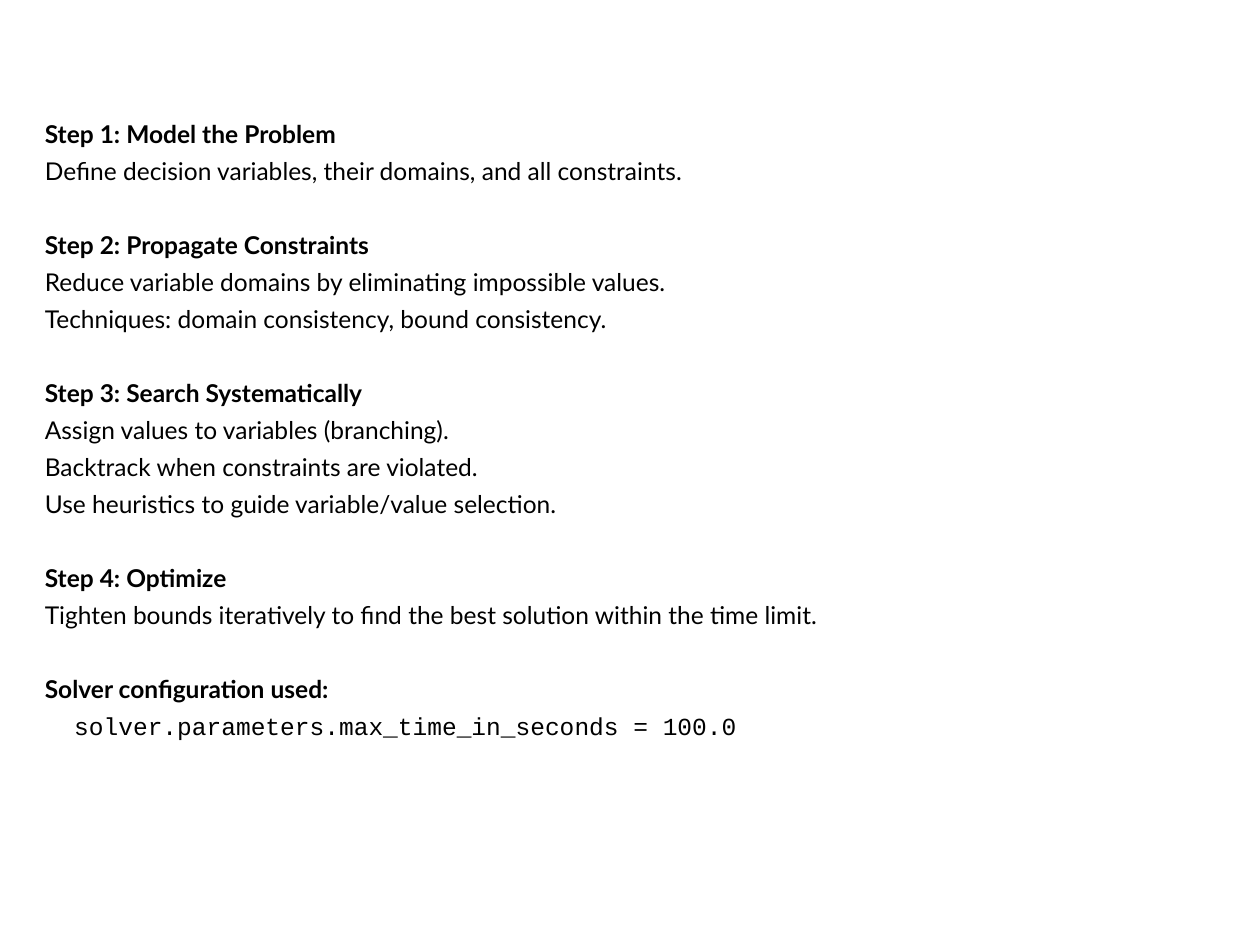
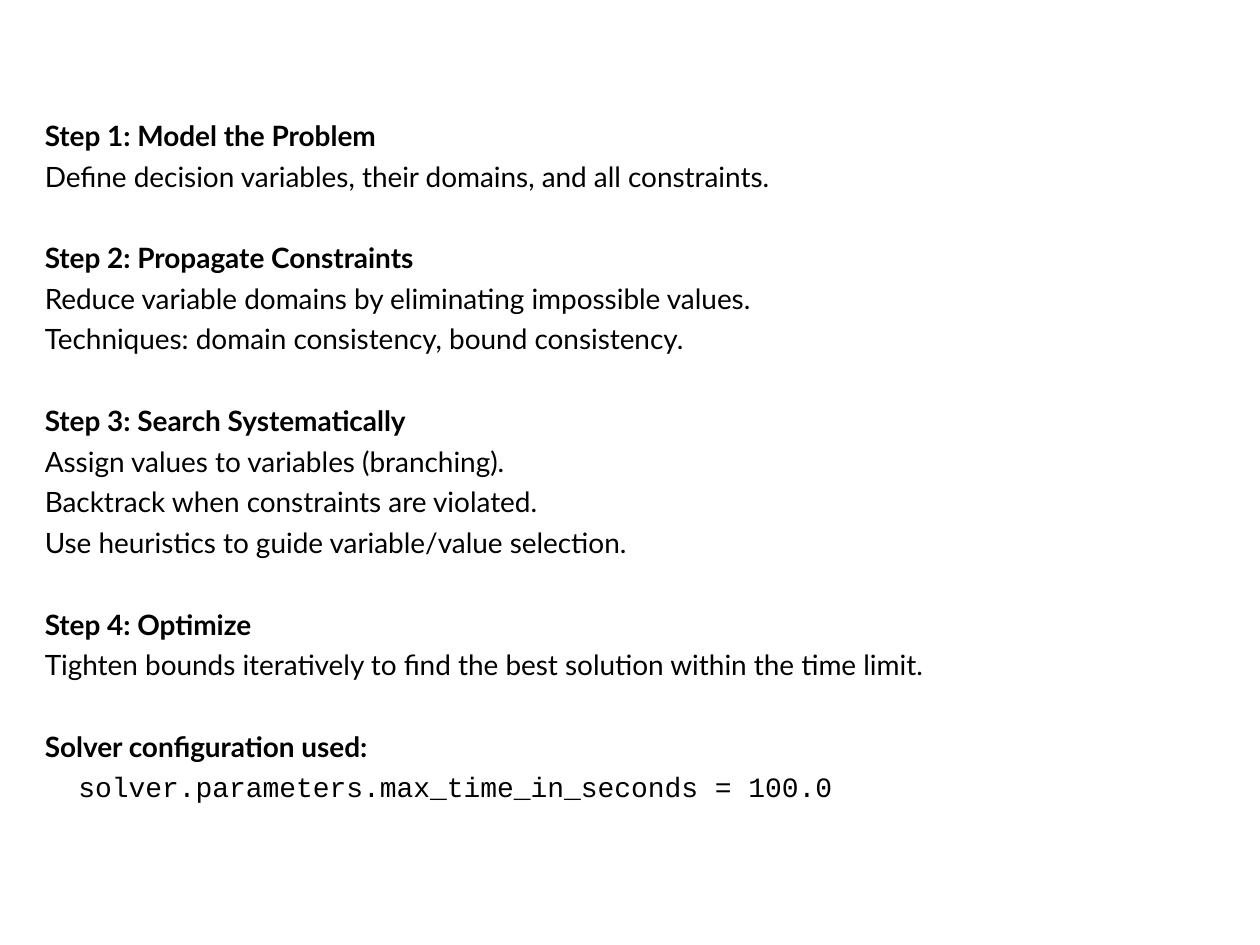
Before and after one commit to meeGit-dpm/167686_Project_Optimization, a slide deck: slide 21 of Report/FundOptG5.pptx. Drawn at 1260x945 pixels with LibreOffice and Linux fonts; fonts in the diff are those of the drawing; background and template pictures are left out. Boxes give left, top, right and bottom in pixels: in the first picture for what was removed or moved away, otherwise in the second. Text is boxed around its words. In the diff, an @@ line names an element or a change of style, - is before the commit and + after.

```diff
--- a/Report/FundOptG5.pptx
+++ b/Report/FundOptG5.pptx
@@ text "Step 1: Model the Problem" at <box>45,125,923,803</box>: size 14 to 16 pt @@
```
Also in this commit, not shown: 3 other slides changed.
